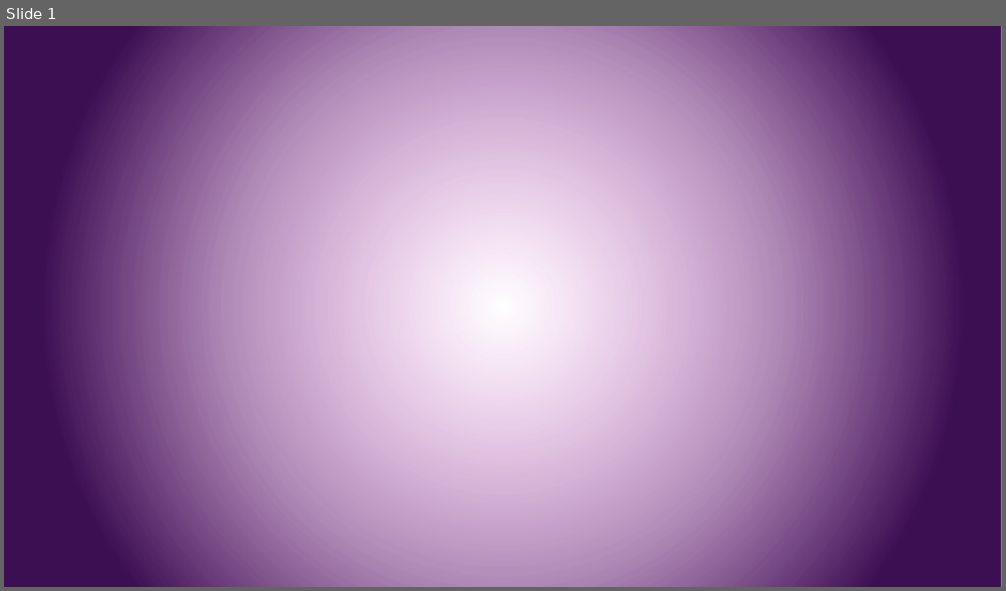
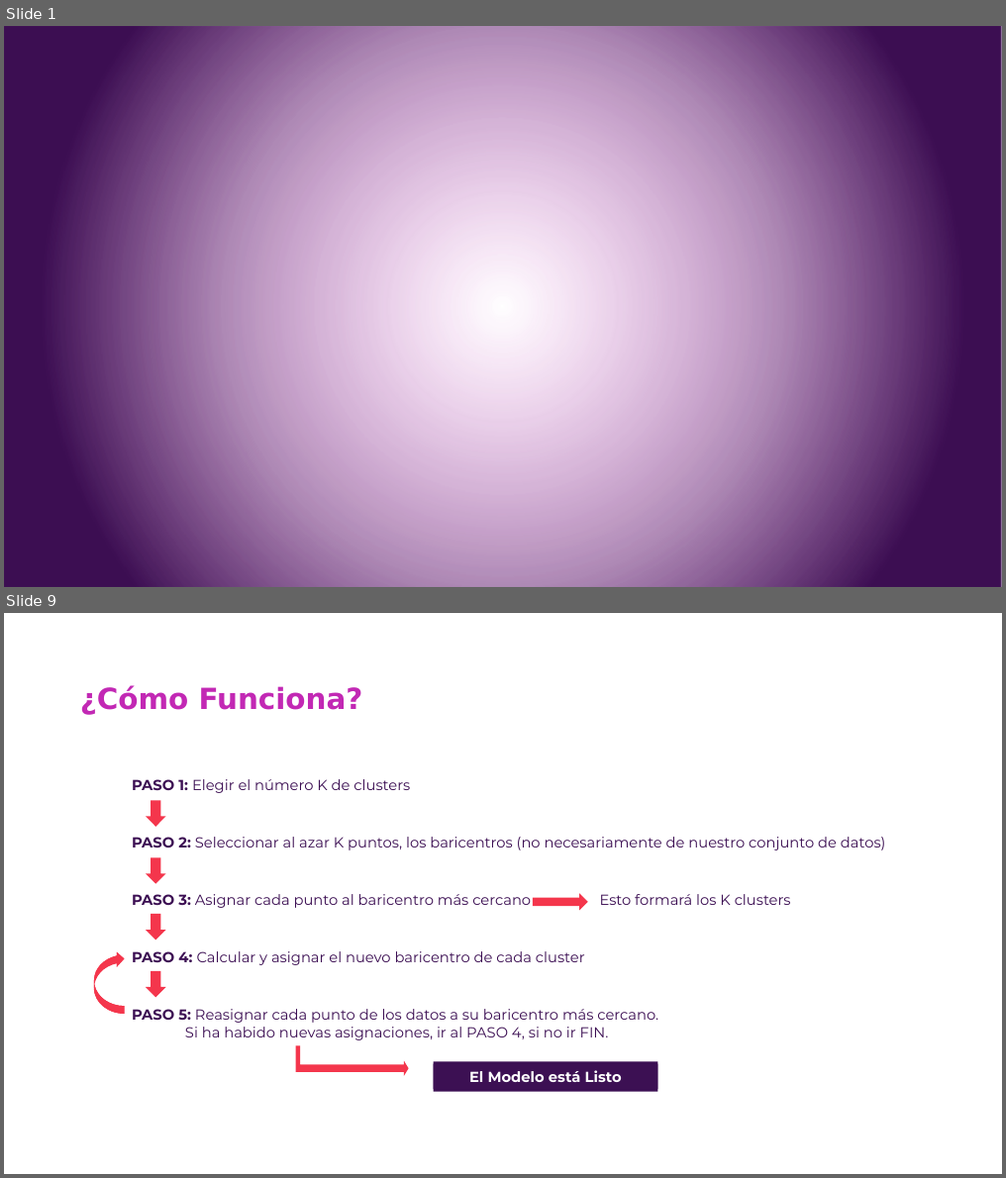
Before and after one commit to csameshiman/Axity_Curso_ML_2023, a slide deck: Diapositivas/Parte 04.Clustering/Sección 04.1.K-Means Clustering/K-Means_Clustering.pptx. Shown one above the other, each under a label of ours: slide 1 before the commit, slides 1 and 9 after it; the slides between them are not shown. The pictures are 1006x591 and 1006x1178 pixels, drawn with LibreOffice and Linux fonts; fonts in the diff are those of the drawing; background and template pictures are left out. Boxes give left, top, right and bottom in pixels: in the first picture for what was removed or moved away, otherwise in the second. Text is boxed around its words. In the diff, an @@ line names an element or a change of style, - is before the commit and + after.

```diff
--- a/Diapositivas/Parte 04.Clustering/Sección 04.1.K-Means Clustering/K-Means_Clustering.pptx
+++ b/Diapositivas/Parte 04.Clustering/Sección 04.1.K-Means Clustering/K-Means_Clustering.pptx
@@ slide 9 added at [4, 613, 1002, 1174], background picture (left out) @@
@@ title added at [80, 685, 363, 715], 28 pt, text #C228B4, bold @@
+¿Cómo Funciona?
@@ text added at [132, 779, 886, 1041], 14 pt, text #3C0F53 @@
+PASO 1: Elegir el número K de clusters
+PASO 2: Seleccionar al azar K puntos, los baricentros (no necesariamente de nuestro conjunto de datos)
+PASO 3: Asignar cada punto al baricentro más cercano Esto formará los K clusters
+PASO 4: Calcular y asignar el nuevo baricentro de cada cluster
+PASO 5: Reasignar cada punto de los datos a su baricentro más cercano.
+Si ha habido nuevas asignaciones, ir al PASO 4, si no ir FIN.
@@ freeform shape added at [146, 800, 165, 827], fill #F4364C @@
@@ freeform shape added at [146, 858, 165, 884], fill #F4364C @@
@@ right arrow added at [533, 894, 588, 911], fill #F4364C @@
@@ freeform shape added at [146, 914, 165, 940], fill #F4364C @@
@@ freeform shape added at [94, 953, 124, 1014], fill #F4364C @@
@@ freeform shape added at [94, 953, 124, 1014], fill #F4364C @@
@@ freeform shape added at [94, 984, 124, 1014], fill #F4364C @@
@@ freeform shape added at [146, 971, 165, 998], fill #F4364C @@
@@ freeform shape added at [296, 1046, 409, 1076], fill #F4364C @@
@@ rectangle added at [434, 1062, 658, 1092], fill #3C1053 @@
@@ rectangle added at [434, 1064, 658, 1090], fill #3C1053, 14 pt, text #FFFFFF, bold @@
+El Modelo está Listo
```
Also in this commit, not shown: 2 slides changed, 44 other slides added, 14 slides removed.
